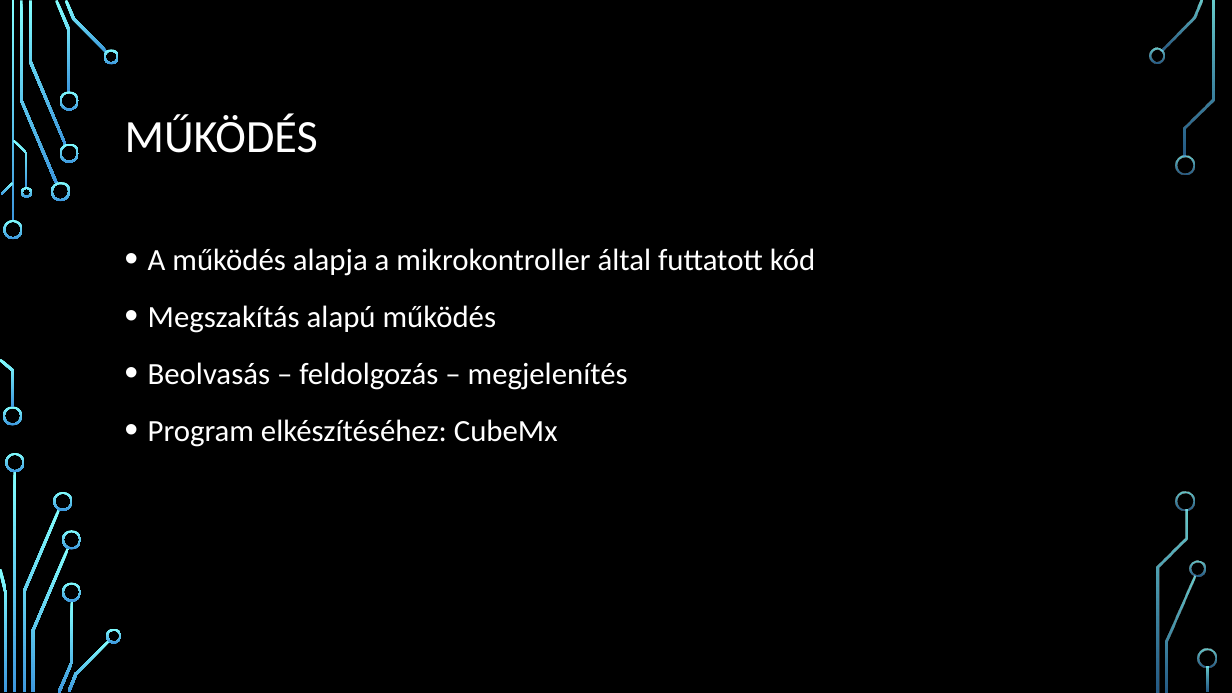
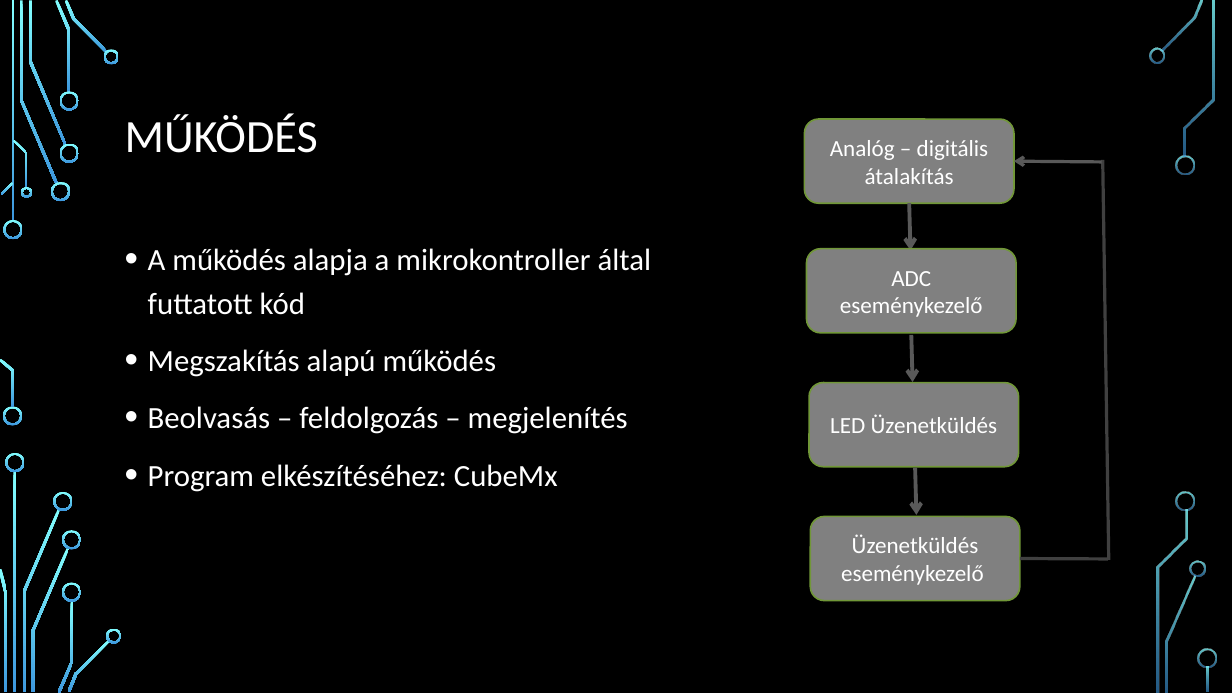
Before and after one commit to fejespeter/BME-Onlab, a slide deck: slide 5 of szakdolgozat_prezentacio.pptx. Drawn at 1232x693 pixels with LibreOffice and Linux fonts; fonts in the diff are those of the drawing; background and template pictures are left out. Boxes give left, top, right and bottom in pixels: in the first picture for what was removed or moved away, otherwise in the second. Text is boxed around its words. In the diff, an @@ line names an element or a change of style, - is before the commit and + after.

```diff
--- a/szakdolgozat_prezentacio.pptx
+++ b/szakdolgozat_prezentacio.pptx
@@ group added at bbox=[805, 119, 1109, 601]: 4 rounded rectangles, 4 arrows, 2 lines @@
+Analóg – digitális átalakítás
+ADC eseménykezelő
+LED Üzenetküldés
+Üzenetküldés eseménykezelő
@@ text "A működés alapja a mikrokontroller ..." rewrapped from bbox=[148, 248, 815, 447] to bbox=[148, 248, 651, 492] @@
```
Also in this commit, not shown: 8 other slides changed, 7 slides added, 2 slides removed, 10 other files.
